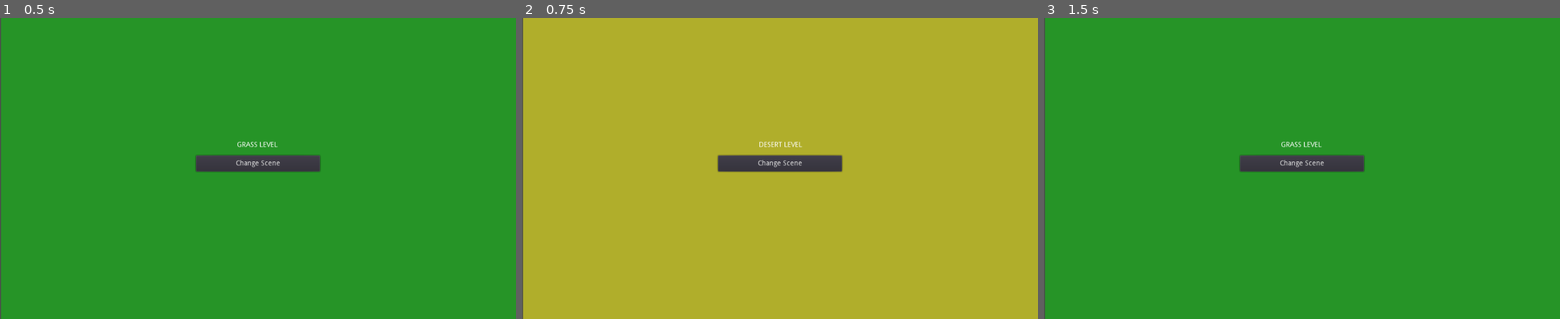
Above: before the commit, frames 1-3 (left to right).
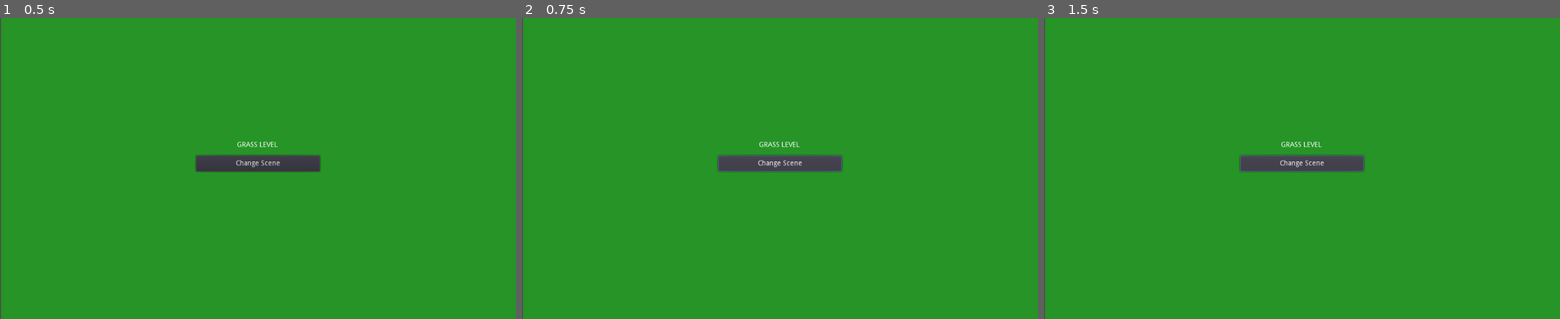
Above: after the commit, the same moments.

Repository: testingapisname/GDotChangeSceneTut
Game: Godot game, scene res://change_scenes/SceneSwitcher.tscn
Two runs of this game, one before a commit and one after it. Both use one fixed random seed, a clock stepped at 60 frames per second and the inputs below.
Inputs:
- Up to frame 1 (0.5 s): no input
- Up to frame 2 (0.75 s): click "Change Scene" at 0.5 s
- Up to frame 3 (1.5 s): click "Change Scene" at 1.25 s

Frame 1 is identical in both runs. In frame 2, 99% of the frame differs, in the area x 0-100%, y 0-100%; in frame 3, 0.1%.

Commit message:
Removed specific lvl scripts n created gen. lvl script

Diff:
--- a/change_scenes/DesertLevel.gd
+++ /dev/null
@@ -1,4 +0,0 @@
-extends CanvasLayer
-
-func _on_Button_pressed_ChangeScene():
-	get_tree().change_scene("res://change_scenes/GrassLevel.tscn")
--- a/change_scenes/DesertLevel.tscn
+++ b/change_scenes/DesertLevel.tscn
@@ -1,6 +1,6 @@
 [gd_scene load_steps=2 format=2]
 
-[ext_resource path="res://change_scenes/DesertLevel.gd" type="Script" id=1]
+[ext_resource path="res://change_scenes/Level.gd" type="Script" id=1]
 
 [node name="DesertLevel" type="CanvasLayer"]
 script = ExtResource( 1 )
@@ -35,5 +35,3 @@
 __meta__ = {
 "_edit_use_anchors_": false
 }
-
-[connection signal="pressed" from="Button" to="." method="_on_Button_pressed_ChangeScene"]
--- a/change_scenes/GrassLevel.gd
+++ /dev/null
@@ -1,4 +0,0 @@
-extends CanvasLayer
-
-func _on_Button_pressed_ChangeScene():
-	get_tree().change_scene("res://change_scenes/DesertLevel.tscn")
--- a/change_scenes/GrassLevel.tscn
+++ b/change_scenes/GrassLevel.tscn
@@ -1,6 +1,6 @@
 [gd_scene load_steps=2 format=2]
 
-[ext_resource path="res://change_scenes/GrassLevel.gd" type="Script" id=1]
+[ext_resource path="res://change_scenes/Level.gd" type="Script" id=1]
 
 [node name="GrassLevel" type="CanvasLayer"]
 script = ExtResource( 1 )
@@ -35,5 +35,3 @@
 __meta__ = {
 "_edit_use_anchors_": false
 }
-
-[connection signal="pressed" from="Button" to="." method="_on_Button_pressed_ChangeScene"]
--- /dev/null
+++ b/change_scenes/Level.gd
@@ -0,0 +1,8 @@
+extends CanvasLayer
+
+signal level_changed(level_name)
+
+export (String) var level_name = "level"
+
+func _on_ChangedSceneButton_pressed() -> void:
+	emit_signal("level_changed", level_name)
--- /dev/null
+++ b/change_scenes/SceneSwitcher.gd
@@ -0,0 +1,25 @@
+extends Node
+
+onready var current_level = $GrassLevel
+
+func _ready() -> void:
+	current_level.connect("level_changed", self, "handle_level_changed")
+
+func handle_level_changed(current_level_name: String):
+	var next_level
+	var next_level_name: String
+
+	match current_level_name:
+		"grass":
+			next_level_name = "Desert"
+		"desert":
+			next_level_name = "Grass"
+		_:
+			return
+	print(next_level_name)
+	next_level = load("res://change_scenes/" + next_level_name + "Level.tscn").instance()
+	print(next_level)
+	add_child(next_level)
+	current_level.connect("level_changed", self, "handle_level_changed")
+	current_level.queue_free()
+	current_level = next_level
--- a/change_scenes/SceneSwitcher.tscn
+++ b/change_scenes/SceneSwitcher.tscn
@@ -1,7 +1,9 @@
-[gd_scene load_steps=2 format=2]
+[gd_scene load_steps=3 format=2]
 
 [ext_resource path="res://change_scenes/GrassLevel.tscn" type="PackedScene" id=1]
+[ext_resource path="res://change_scenes/SceneSwitcher.gd" type="Script" id=2]
 
 [node name="SceneSwitcher" type="Node"]
+script = ExtResource( 2 )
 
 [node name="GrassLevel" parent="." instance=ExtResource( 1 )]
